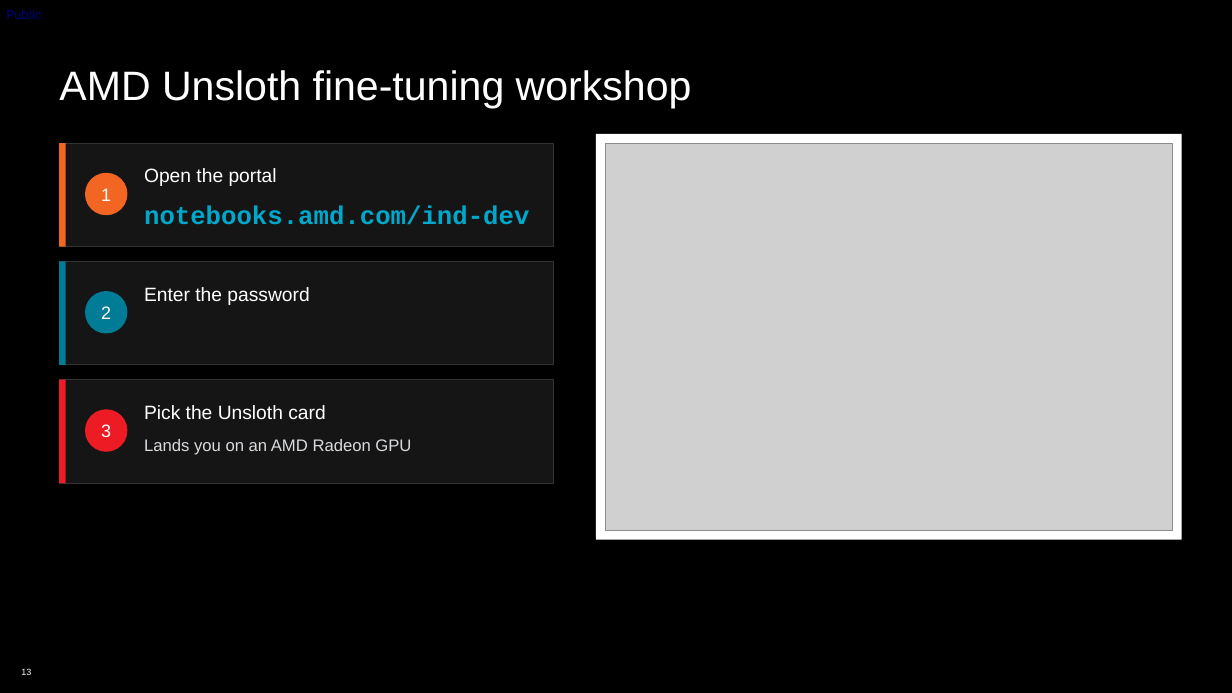
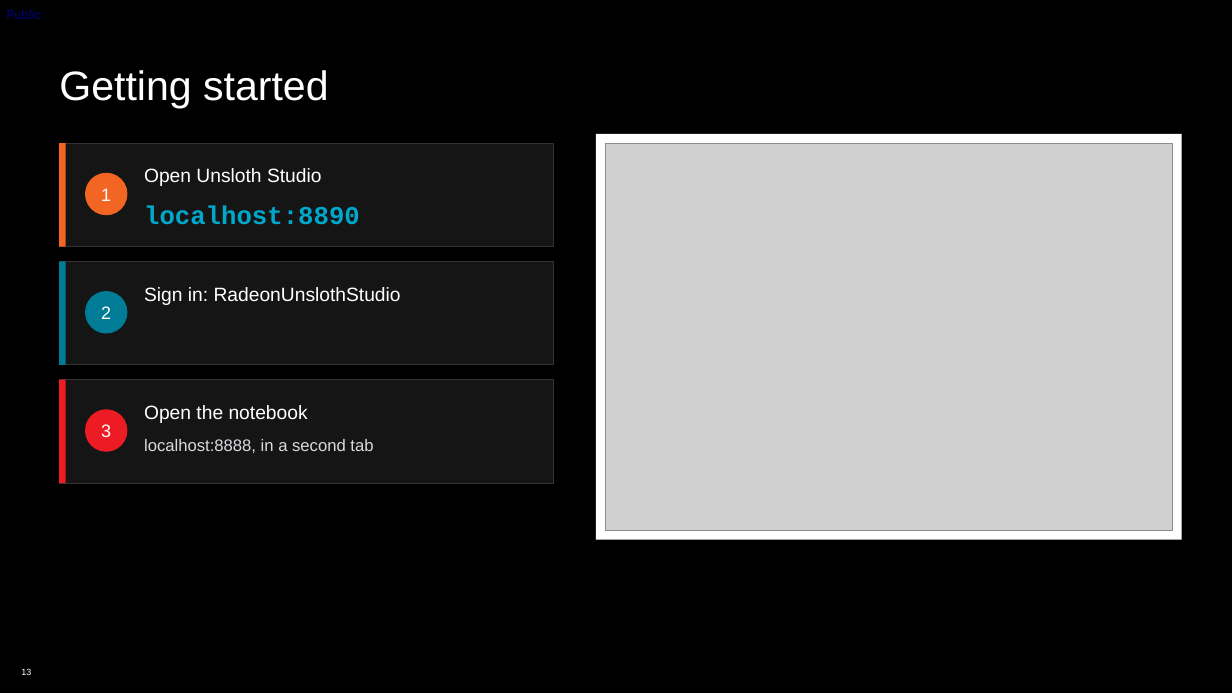
Before and after one commit to TwelveNights/Unsloth-RL-Workshop-on-Radeon, a slide deck: slide 13 of docs/AMD-Unsloth-Studio-Fine-tuning.pptx. Drawn at 1232x693 pixels with LibreOffice and Linux fonts; fonts in the diff are those of the drawing; grey boxes stand for pictures; background and template pictures are left out. Boxes give left, top, right and bottom in pixels: in the first picture for what was removed or moved away, otherwise in the second. Text is boxed around its words. In the diff, an @@ line names an element or a change of style, - is before the commit and + after.

```diff
--- a/docs/AMD-Unsloth-Studio-Fine-tuning.pptx
+++ b/docs/AMD-Unsloth-Studio-Fine-tuning.pptx
@@ title at <box>59,70,328,109</box>: text changed @@
-AMD Unsloth fine-tuning workshop
+Getting started
@@ text at <box>144,168,321,186</box>: text changed @@
-Open the portal
+Open Unsloth Studio
@@ text at <box>144,205,360,225</box>: text changed @@
-notebooks.amd.com/ind-dev
+localhost:8890
@@ text at <box>144,287,401,305</box>: text changed @@
-Enter the password
+Sign in: RadeonUnslothStudio
@@ text at <box>144,405,308,423</box>: text changed @@
-Pick the Unsloth card
+Open the notebook
@@ text at <box>144,439,373,453</box>: text changed @@
-Lands you on an AMD Radeon GPU
+localhost:8888, in a second tab
```
Also in this commit, not shown: 9 other slides changed, 10 other files.
